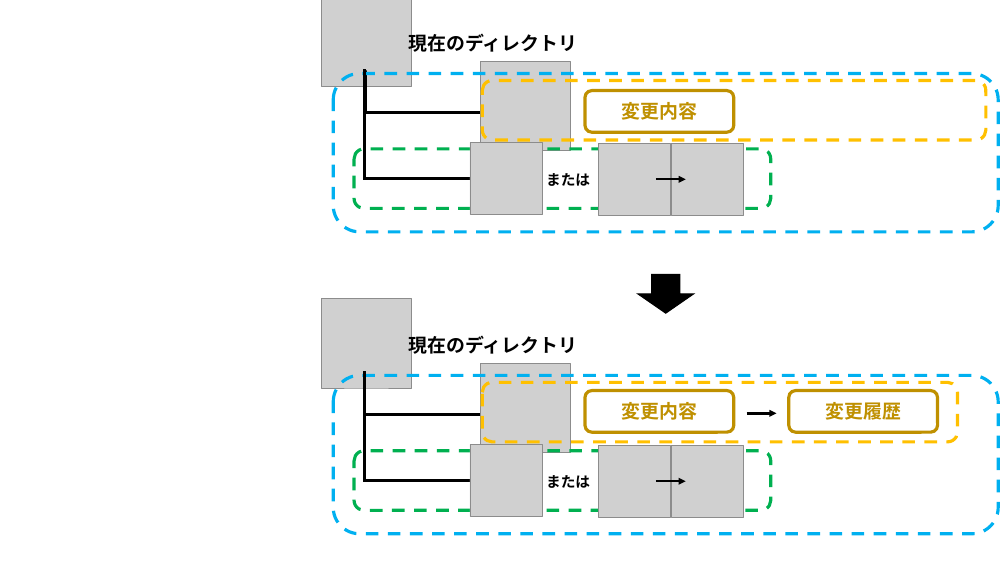
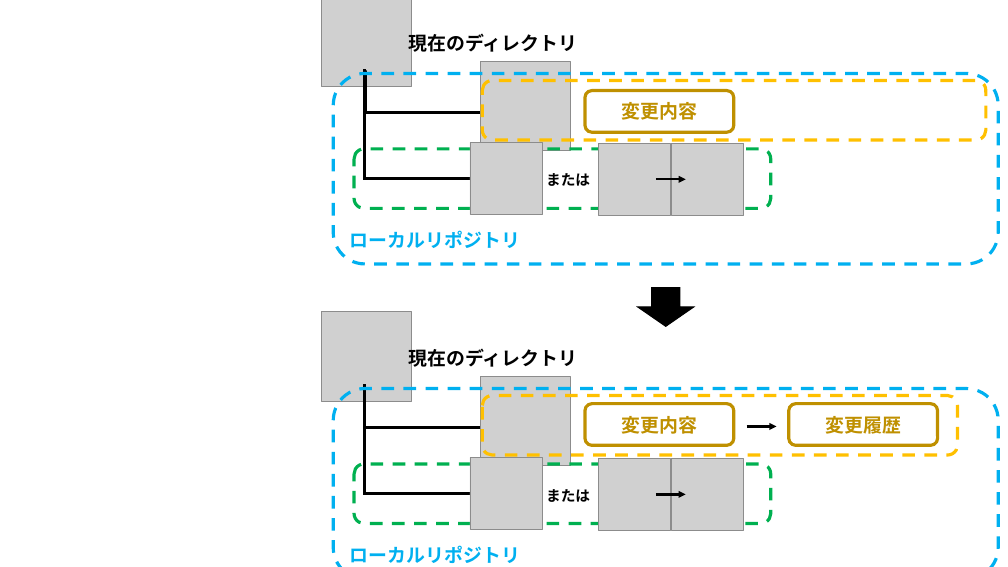
Before and after one commit to nishida2073/ai_navive, a slide deck: slide 30 of 01_テキスト/Git入門_図.pptx. Drawn at 1008x567 pixels with LibreOffice and Linux fonts; fonts in the diff are those of the drawing; grey boxes stand for pictures. Boxes give left, top, right and bottom in pixels: in the first picture for what was removed or moved away, otherwise in the second. Text is boxed around its words. In the diff, an @@ line names an element or a change of style, - is before the commit and + after.

```diff
--- a/01_テキスト/Git入門_図.pptx
+++ b/01_テキスト/Git入門_図.pptx
@@ rounded rectangle removed at [333,73,999,231] @@
@@ rounded rectangle added at [333,73,999,264], outline #00B0F0 3 pt dashed, 18 pt, text #00B0F0, bold @@
+ローカルリポジトリ
@@ 4 pictures, 3 rounded rectangles, 2 elbow lines, 1 text, 1 arrow, 1 right arrow: place and size @@
-4 pictures, 3 rounded rectangles, 2 elbow lines, 1 text, 1 arrow, 1 right arrow at [322,275,938,517]
+4 pictures, 3 rounded rectangles, 2 elbow lines, 1 text, 1 arrow, 1 right arrow at [322,288,938,530]
@@ rounded rectangle removed at [333,376,999,534] @@
@@ rounded rectangle added at [333,389,999,567], outline #00B0F0 3 pt dashed, 18 pt, text #00B0F0, bold @@
+ローカルリポジトリ
@@ 1 picture, 1 text, 1 rounded rectangle, 1 arrow: place and size @@
-1 picture, 1 text, 1 rounded rectangle, 1 arrow at [470,383,958,516]
+1 picture, 1 text, 1 rounded rectangle, 1 arrow at [470,395,958,529]
```
Also in this commit, not shown: 10 other slides changed, 1 slide added, 1 other file.
